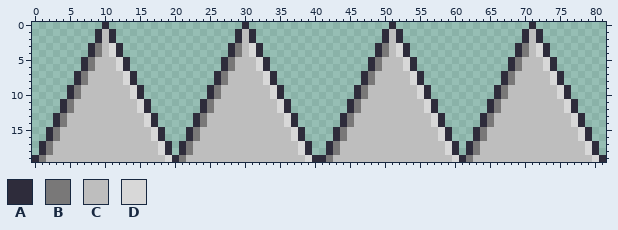
One commit to this sprite sheet: pics/tileset.png. The first picture shows the starting point.
The file is 82x20 pixels.
Palette (. is transparent): A #2e2c3b  B #797878  C #bebebe  D #d8d8d8
Pixels before, first column x 0:
 0 ..........A...................A....................A...................A..........
 1 .........ACA.................ACA..................ACA.................ACA.........
 2 .........ACA.................ACA..................ACA.................ACA.........
 3 ........ABCDA...............ABCDA................ABCDA...............ABCDA........
 4 ........ABCDA...............ABCDA................ABCDA...............ABCDA........
 5 .......ABCCCDA.............ABCCCDA..............ABCCCDA.............ABCCCDA.......
 6 .......ABCCCDA.............ABCCCDA..............ABCCCDA.............ABCCCDA.......
 7 ......ABCCCCCDA...........ABCCCCCDA............ABCCCCCDA...........ABCCCCCDA......
 8 ......ABCCCCCDA...........ABCCCCCDA............ABCCCCCDA...........ABCCCCCDA......
 9 .....ABCCCCCCCDA.........ABCCCCCCCDA..........ABCCCCCCCDA.........ABCCCCCCCDA.....
10 .....ABCCCCCCCDA.........ABCCCCCCCDA..........ABCCCCCCCDA.........ABCCCCCCCDA.....
11 ....ABCCCCCCCCCDA.......ABCCCCCCCCCDA........ABCCCCCCCCCDA.......ABCCCCCCCCCDA....
12 ....ABCCCCCCCCCDA.......ABCCCCCCCCCDA........ABCCCCCCCCCDA.......ABCCCCCCCCCDA....
13 ...ABCCCCCCCCCCCDA.....ABCCCCCCCCCCCDA......ABCCCCCCCCCCCDA.....ABCCCCCCCCCCCDA...
14 ...ABCCCCCCCCCCCDA.....ABCCCCCCCCCCCDA......ABCCCCCCCCCCCDA.....ABCCCCCCCCCCCDA...
15 ..ABCCCCCCCCCCCCCDA...ABCCCCCCCCCCCCCDA....ABCCCCCCCCCCCCCDA...ABCCCCCCCCCCCCCDA..
16 ..ABCCCCCCCCCCCCCDA...ABCCCCCCCCCCCCCDA....ABCCCCCCCCCCCCCDA...ABCCCCCCCCCCCCCDA..
17 .ABCCCCCCCCCCCCCCCDA.ABCCCCCCCCCCCCCCCDA..ABCCCCCCCCCCCCCCCDA.ABCCCCCCCCCCCCCCCDA.
18 .ABCCCCCCCCCCCCCCCDA.ABCCCCCCCCCCCCCCCDA..ABCCCCCCCCCCCCCCCDA.ABCCCCCCCCCCCCCCCDA.
19 ABCCCCCCCCCCCCCCCCCDABCCCCCCCCCCCCCCCCCDAABCCCCCCCCCCCCCCCCCDABCCCCCCCCCCCCCCCCCDA
Once edited:
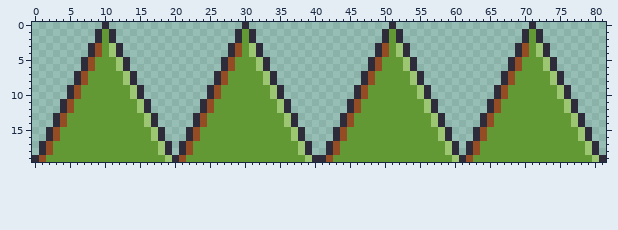
The exact change:
colour B: #797878 -> #934c24
colour C: #bebebe -> #629935
colour D: #d8d8d8 -> #9cc672
